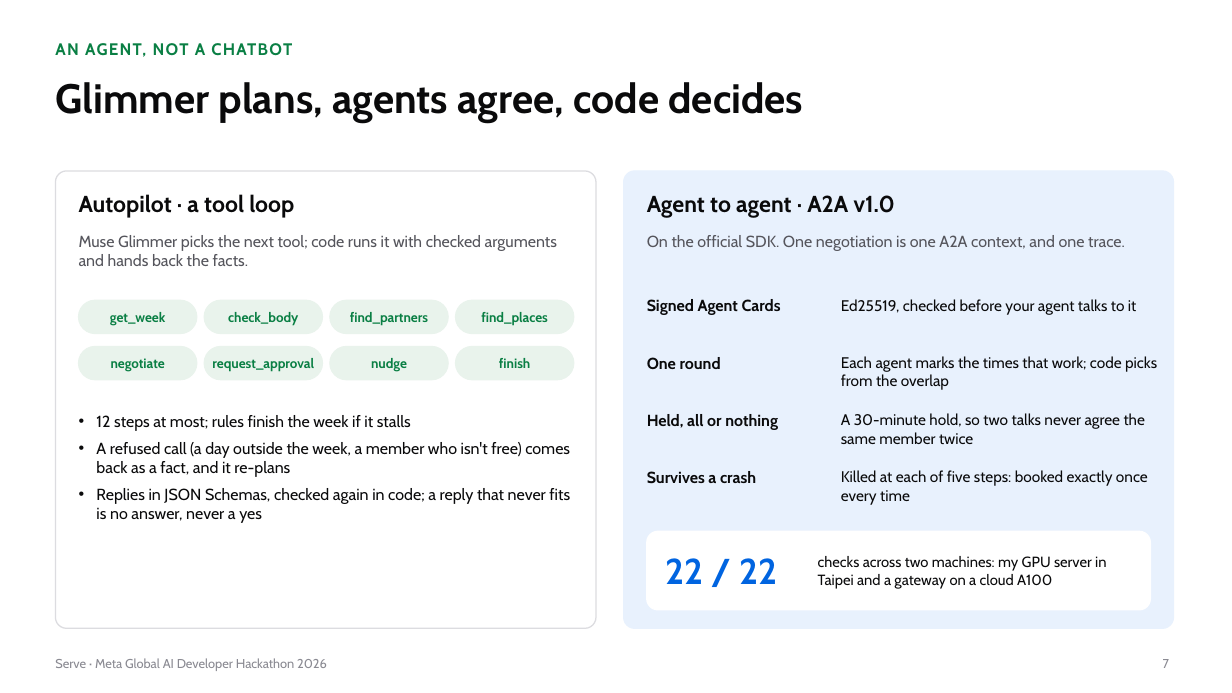
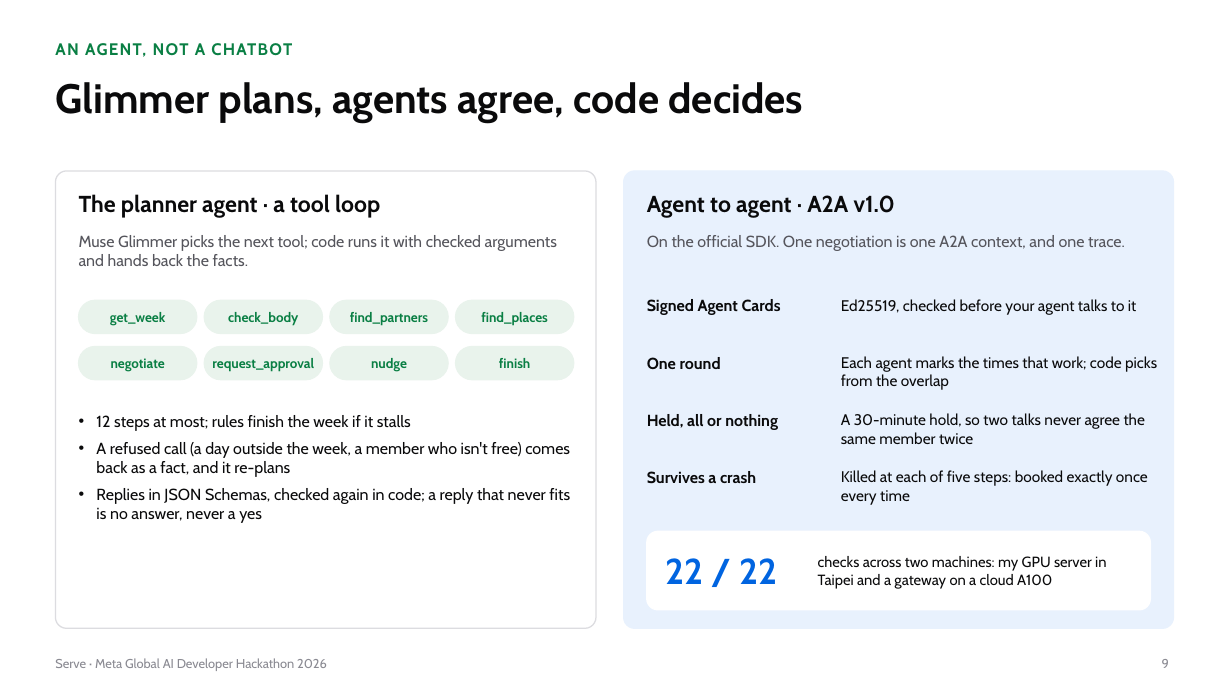
Before and after one commit to gino6178/serve-meta-hackathon, a slide deck: slide 9 of video/deck/Serve_Meta_deck.pptx (slide 7 before the commit). Drawn at 1232x693 pixels with LibreOffice and Linux fonts; fonts in the diff are those of the drawing. Boxes give left, top, right and bottom in pixels: in the first picture for what was removed or moved away, otherwise in the second. Text is boxed around its words. In the diff, an @@ line names an element or a change of style, - is before the commit and + after.

```diff
--- a/video/deck/Serve_Meta_deck.pptx
+++ b/video/deck/Serve_Meta_deck.pptx
@@ text at (79, 194, 380, 218): text changed @@
-Autopilot · a tool loop
+The planner agent · a tool loop
@@ page number at (1162, 659, 1169, 668): text changed @@
-7
+9
```
Also in this commit, not shown: 3 other slides changed, 6 slides added, 2 slides removed, 17 other files.
